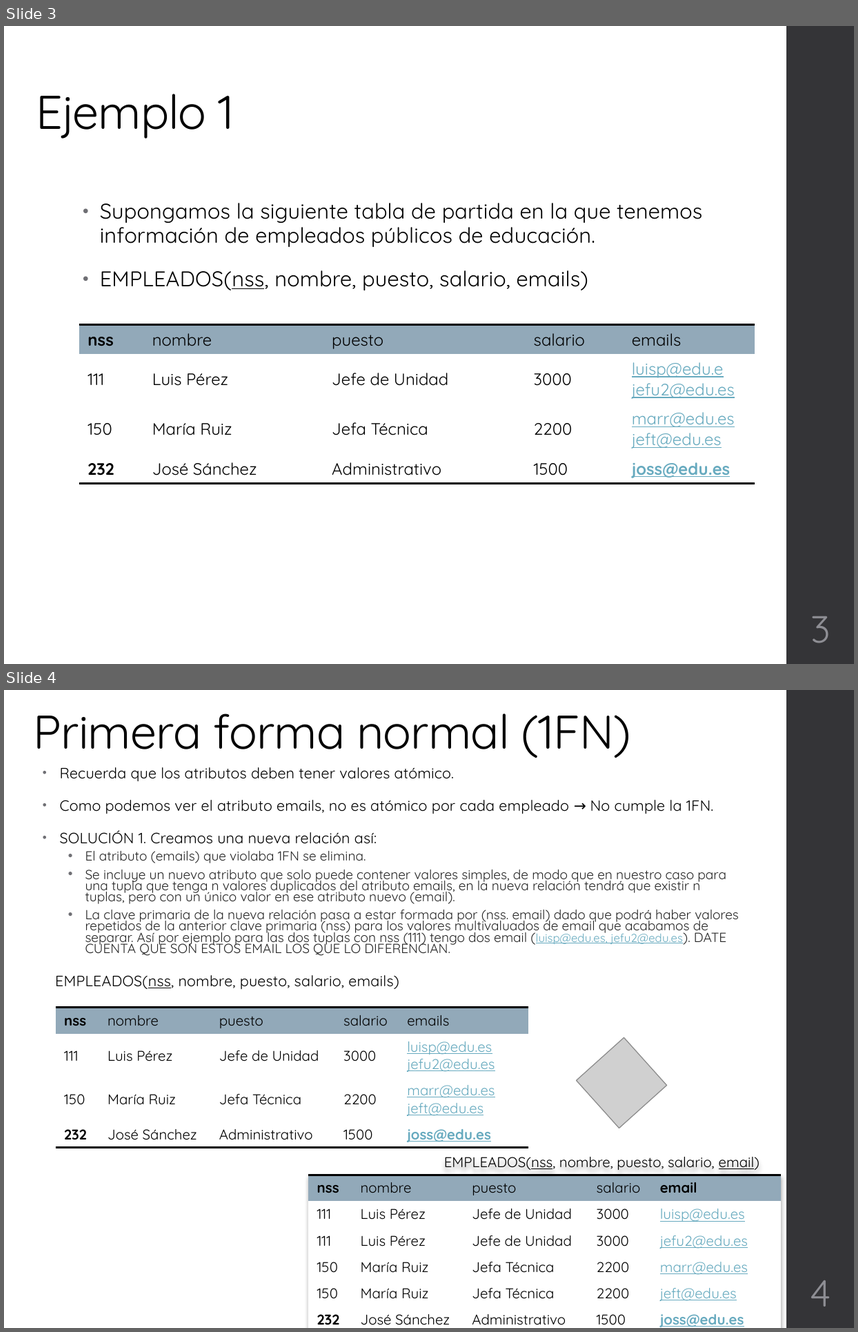
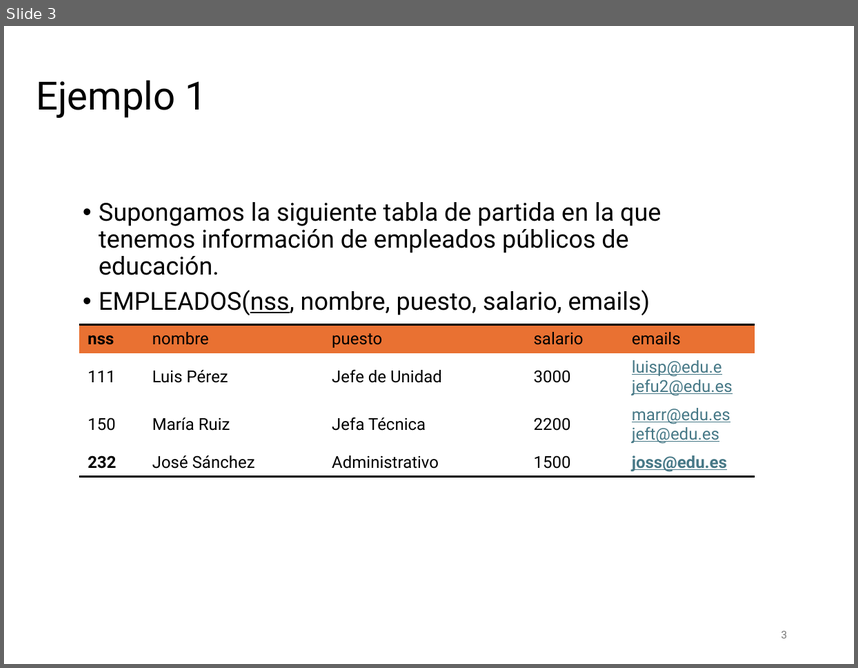
Before and after one commit to NuriaCelis/GBD2425, a slide deck: Tema2/EJEMPLOS NORMALIZACION.pptx. Shown one above the other, each under a label of ours: slides 3 and 4 before the commit, slide 3 after it. The pictures are 858x1332 and 858x668 pixels, drawn with LibreOffice and Linux fonts; fonts in the diff are those of the drawing; grey boxes stand for pictures. Boxes give left, top, right and bottom in pixels: in the first picture for what was removed or moved away, otherwise in the second. Text is boxed around its words. In the diff, an @@ line names an element or a change of style, - is before the commit and + after.

```diff
--- a/Tema2/EJEMPLOS NORMALIZACION.pptx
+++ b/Tema2/EJEMPLOS NORMALIZACION.pptx
@@ slide 4 removed at (4,690,854,1328), background #FFFFFF; not listed: 1 template element that a slide beside it also shows @@
@@ title removed at (34,713,631,758) @@
-Primera forma normal (1FN)
@@ text removed at (55,767,739,989) @@
-• Recuerda que los atributos deben tener valores atómico.
-• Como podemos ver el atributo emails, no es atómico por cada empleado → No cumple la 1FN.
-• SOLUCIÓN 1. Creamos una nueva relación así:
-  • El atributo (emails) que violaba 1FN se elimina.
-  • Se incluye un nuevo atributo que solo puede contener valores simples, de modo que en nuestro caso para una tupla que tenga n valores duplicados del atributo emails, en la nueva relación tendrá que existir n tuplas, pero con un único valor en ese atributo nuevo (email).
-  • La clave primaria de la nueva relación pasa a estar formada por (nss. email) dado que podrá haber valores repetidos de la anterior clave primaria (nss) para los valores multivaluados de email que acabamos de separar. Así por ejemplo para las dos tuplas con nss (111) tengo dos email (luisp@edu.es, jefu2@edu.es). DATE CUENTA QUE SON ESTOS EMAIL LOS QUE LO DIFERENCIAN.
-EMPLEADOS(nss, nombre, puesto, salario, emails)
@@ table removed at (56,1007,528,1145), 4 rows, 5 columns @@
-nss | nombre | puesto | salario | emails
-111 | Luis Pérez | Jefe de Unidad | 3000 | luisp@edu.es / jefu2@edu.es
-150 | María Ruiz | Jefa Técnica | 2200 | marr@edu.es / jeft@edu.es
-232 | José Sánchez | Administrativo | 1500 | joss@edu.es
@@ picture removed at (577,1037,666,1127) @@
@@ text removed at (444,1156,760,1170) @@
-EMPLEADOS(nss, nombre, puesto, salario, email)
@@ table removed at (308,1174,780,1328), 6 rows, 5 columns @@
-nss | nombre | puesto | salario | email
-111 | Luis Pérez | Jefe de Unidad | 3000 | luisp@edu.es
-111 | Luis Pérez | Jefe de Unidad | 3000 | jefu2@edu.es
-150 | María Ruiz | Jefa Técnica | 2200 | marr@edu.es
-150 | María Ruiz | Jefa Técnica | 2200 | jeft@edu.es
-232 | José Sánchez | Administrativo | 1500 | joss@edu.es
@@ page number removed at (810,1280,831,1306) @@
-4
@@ slide 3 changed as well @@
@@ rectangle removed at (787,26,854,664) @@
@@ title "Ejemplo 1" at (36,80,208,118): size 40 to 33 pt, font Quicksand to Roboto, letter spacing -0.5 to 0 pt; vertical alignment bottom to middle @@
@@ text "Supongamos la siguiente tabla de ..." at (99,202,661,315): size 18 to 21 pt, font Quicksand to Roboto, letter spacing 0.1 to 0 pt; indent changed; line spacing 0.95 to 0.9; less space between paragraphs @@
@@ table at (80,324,755,477) @@
@@ fill #92A9B9 to #E97132 in row 1 @@
@@ font Quicksand to Roboto @@
@@ text colour #67AABF to #467886 in "luisp@edu.e", "jefu2@edu.es", "marr@edu.es", "jeft@edu.es" and 1 more places @@
@@ page number: place and size @@
-page number at (811,616,830,643)
+page number at (781,630,787,638)
@@ page number at (781,630,787,638): size 32 to 9 pt, font Quicksand to Roboto, text colour #8E8E94 to #797979; alignment centre to right @@
```
Also in this commit, not shown: 9 other slides changed, 1 slide added, 1 other slide removed, 1 other file.
